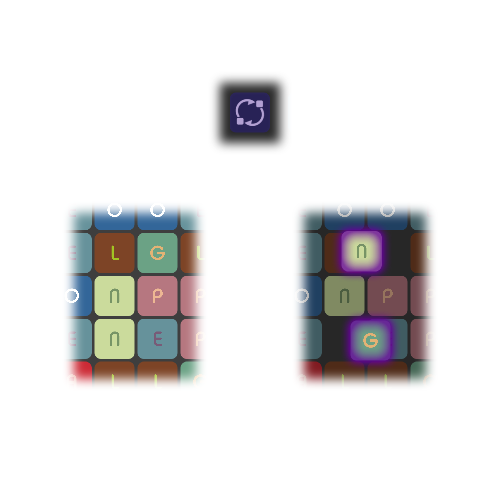
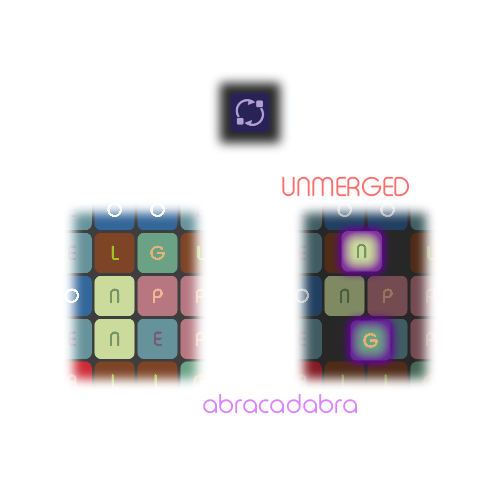
Two versions of the same layered image (500×500). Layer-by-layer changes:
painted on "...and abracadabra!" over [203, 393, 357, 414]
painted on "Upon Activation, tap 2 UNMERGED tiles..." over [282, 176, 409, 197]
